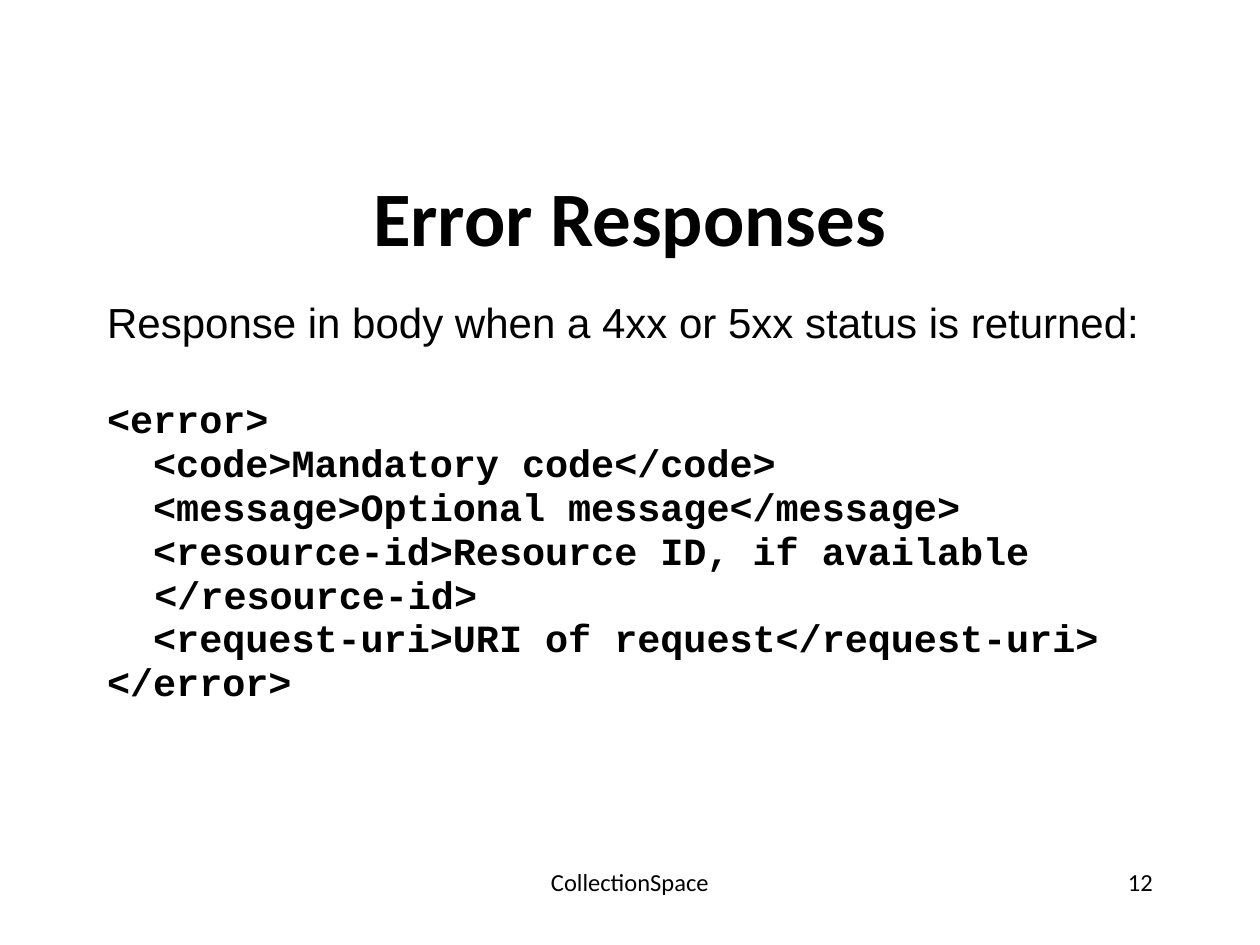
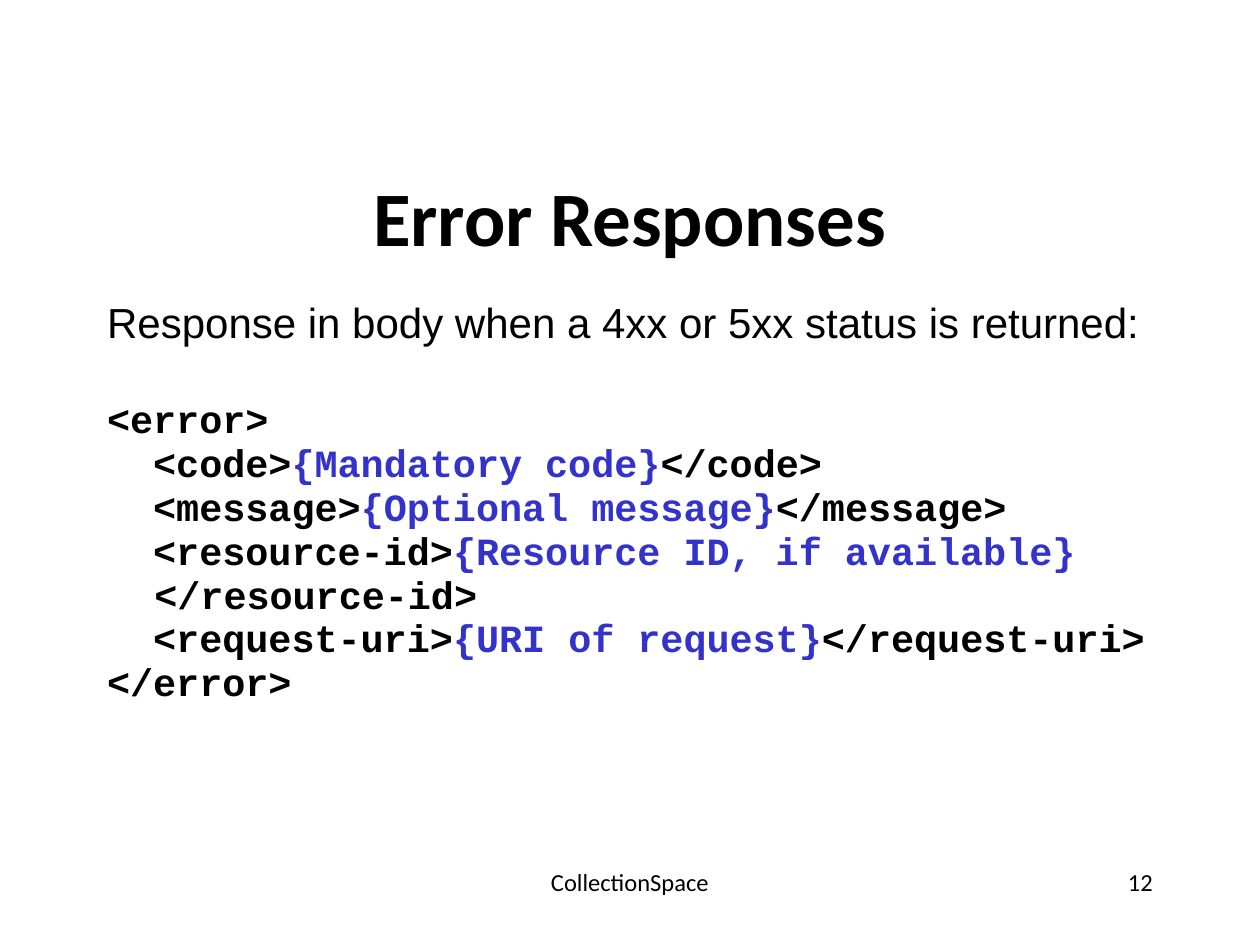
Before and after one commit to walkerart/services, a slide deck: slide 12 of docs/allteam-061409-toronto/Toronto_Services_REST_APIs.pptx. Drawn at 1260x945 pixels with LibreOffice and Linux fonts; fonts in the diff are those of the drawing; background and template pictures are left out. Boxes give left, top, right and bottom in pixels: in the first picture for what was removed or moved away, otherwise in the second. Text is boxed around its words. In the diff, an @@ line names an element or a change of style, - is before the commit and + after.

```diff
--- a/docs/allteam-061409-toronto/Toronto_Services_REST_APIs.pptx
+++ b/docs/allteam-061409-toronto/Toronto_Services_REST_APIs.pptx
@@ text at bbox=[153, 450, 1144, 660]: text changed @@
-<code>Mandatory code</code>
-<message>Optional message</message>
-<resource-id>Resource ID, if available
-</resource-id>
-<request-uri>URI of request</request-uri>
+<code>{Mandatory code}</code>
+<message>{Optional message}</message>
+<resource-id>{Resource ID, if available}
+</resource-id>
+<request-uri>{URI of request}</request-uri>
```
Also in this commit, not shown: 2 other slides changed.
